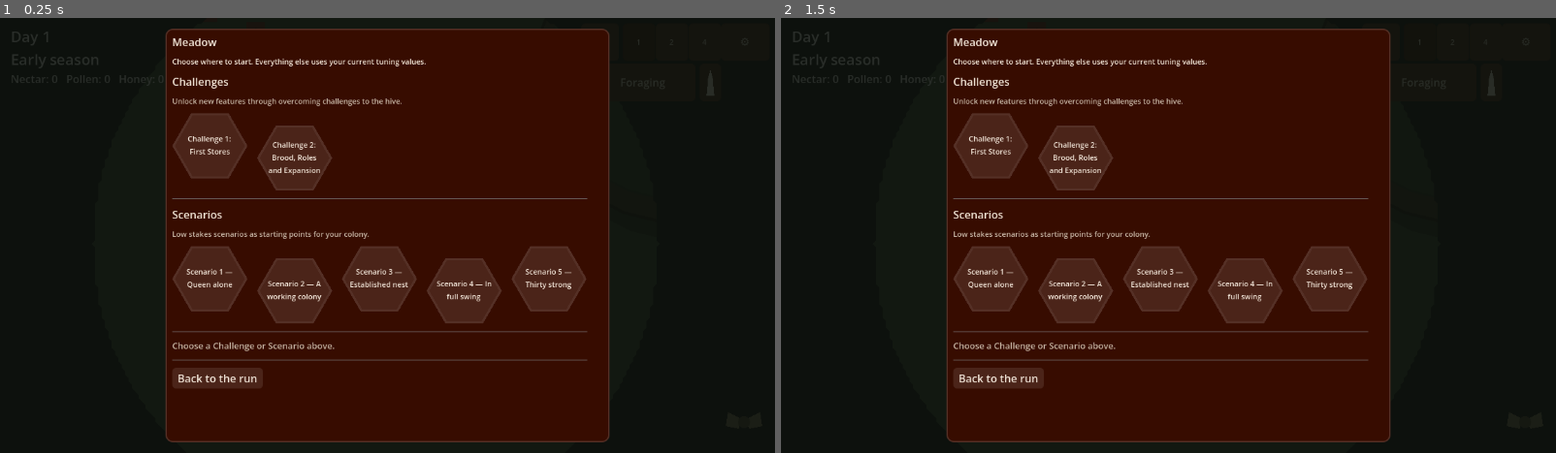
Above: before the commit, frames 1-2 (left to right).
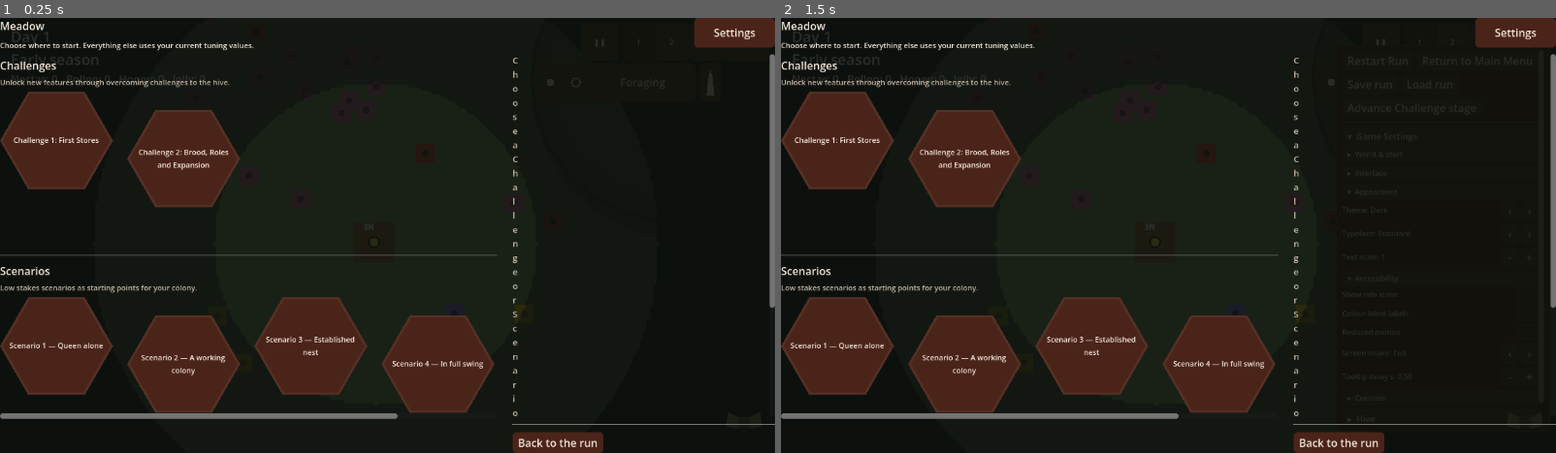
Above: after the commit, the same moments.

Repository: wonderburg7/meadow
Game: Godot game, scene res://scenes/Main.tscn
The game is run twice, just before and just after one commit, with the same random seed, the same clock (stepped at 60 frames per second) and the same inputs.
Inputs (mouse positions are in pixels of both pictures, inside the frame that each line leads up to):
- Up to frame 1 (0.25 s): no input
- Up to frame 2 (1.5 s): click "⚙" at 0.5 s; click (1478, 61) at 1.25 s, where only the run after the commit has a clickable "Return to Main Menu"

The runs differ from the first frame. In frame 1, 61% of the frame differs, in the area x 0-100%, y 0-100%; in frame 2, 61%.

Commit message:
UI-M: full-screen pre-run menu with 2:1 split and a Settings button
main_menu.gd was one centred panel with title/subtitle/Challenges/
Scenarios/detail column stacked in a single scrolling VBox and no
Settings control. Replaced with a full-viewport HBoxContainer split
(2:1 left:right, matching hud.gd's SIZE_EXPAND_FILL + stretch-ratio
pattern from UI-G): Challenges upper-left, Scenarios lower-left, the
existing detail column moved into the right pane, hex tiles scaled
1.5x. The right pane gets its own floor width (DETAIL_PANE_MIN_WIDTH,
sized to its own widest row) under the stretch ratio rather than
reusing a HUD-specific breakpoint constant that governs different
panels -- the "decision needed" the plan flagged.

At 1.5x size the 5-tile Scenarios strip doesn't fit the left pane at
MIN_SUPPORTED_WIDTH, found during the boot check below -- wrapped each
strip in its own horizontally-scrolling ScrollContainer rather than
give up the honeycomb's absolute-positioned stagger for a wrapping
layout.

The new Settings button reuses the existing settings window instead of
duplicating Accessibility/Appearance controls: debug_panel.gd gained
open_to_categories(), refactored its collapsible-header logic into a
shared _set_open() helper so a programmatic open and a click stay in
sync, and joined a "debug_panel" group so main_menu.gd can reach it the
same way debug_panel.gd already reaches "main_menu" the other way.

Confirmed with a real Godot boot (mcp__godot__* tools) plus
source_checks/balance_tests/check_docs -- no script errors, only
pre-existing warnings in unrelated files.

Co-Authored-By: Claude Sonnet 5 <noreply@anthropic.com>

Diff:
--- a/scripts/debug_panel.gd
+++ b/scripts/debug_panel.gd
@@ -1020,6 +1020,13 @@
 ## category name -> the VBox holding its rows, so the header button can
 ## show and hide it
 var sections: Dictionary = {}
+## category/collection name -> its header Button, so open_to_categories()
+## (main_menu.gd's Settings button, UI-M) can expand a section the same
+## way a click would, arrow glyph included, without a second copy of the
+## open/close logic.
+var section_headers: Dictionary = {}
+var collection_bodies: Dictionary = {}
+var collection_headers: Dictionary = {}
 
 ## The five states a plain Godot Button actually looks up -- see
 ## colony_panel.gd's identical helper.
@@ -1031,6 +1038,10 @@
 func _ready() -> void:
 	process_mode = PROCESS_MODE_ALWAYS
 	layer = 10   # draw on top of the world
+	# so main_menu.gd's Settings button (UI-M) can reach open_to_categories()
+	# without the two needing to know about each other directly -- same
+	# pattern as "main_menu" group used the other way by _on_main_menu_pressed().
+	add_to_group("debug_panel")
 
 	# Syncs Godot's own tooltip timer to whatever Session carried in from
 	# the last time it was changed -- harmless while Session always
@@ -1145,12 +1156,12 @@
 	header.alignment = HORIZONTAL_ALIGNMENT_LEFT
 	header.custom_minimum_size = Vector2(0, 30)
 	header.theme_type_variation = "Body"
-	header.pressed.connect(func():
-		body.visible = not body.visible
-		header.text = "%s  %s" % ["▾" if body.visible else "▸", collection_name]
-	)
+	header.pressed.connect(func(): _set_open(header, body, collection_name, not body.visible))
 	wrapper.add_child(header)
 	wrapper.add_child(body)
+
+	collection_bodies[collection_name] = body
+	collection_headers[collection_name] = header
 
 	for category in categories:
 		var rows := _rows_in(category)
@@ -1159,6 +1170,32 @@
 		body.add_child(_make_section(category, rows, false))
 
 	return wrapper
+
+## Shared by every collapsible header (collection or section) so a click
+## and a programmatic open (open_to_categories()) update the same two
+## things -- visibility and the header's arrow glyph -- the same way.
+func _set_open(header: Button, body: Control, label: String, open: bool) -> void:
+	body.visible = open
+	header.text = "%s  %s" % ["▾" if open else "▸", label]
+
+## Expands the named collection(s) and, within them, the named category
+## section(s) -- e.g. ["Accessibility", "Appearance"] -- and shows the
+## panel. Lets main_menu.gd's Settings button (UI-M) reuse this panel's
+## existing Accessibility/Appearance rows instead of duplicating them.
+func open_to_categories(categories: Array) -> void:
+	panel.visible = true
+	for collection in COLLECTIONS:
+		var categories_here: Array = collection.categories
+		var contains_target := false
+		for cat in categories:
+			if categories_here.has(cat):
+				contains_target = true
+				break
+		if contains_target and collection_headers.has(collection.name):
+			_set_open(collection_headers[collection.name], collection_bodies[collection.name], collection.name, true)
+	for cat in categories:
+		if section_headers.has(cat):
+			_set_open(section_headers[cat], sections[cat], cat, true)
 
 ## A clickable heading with its rows underneath, hidden until the heading
 ## is clicked.
@@ -1175,12 +1212,10 @@
 	header.alignment = HORIZONTAL_ALIGNMENT_LEFT
 	header.custom_minimum_size = Vector2(0, 24)
 	header.theme_type_variation = "Small"
-	header.pressed.connect(func():
-		body.visible = not body.visible
-		header.text = "%s  %s" % ["▾" if body.visible else "▸", category]
-	)
+	header.pressed.connect(func(): _set_open(header, body, category, not body.visible))
 	wrapper.add_child(header)
 	wrapper.add_child(body)
+	section_headers[category] = header
 
 	var ordered_entries := []
 	# Preserve the authored order inside each group while putting the most
--- a/scripts/main_menu.gd
+++ b/scripts/main_menu.gd
@@ -91,19 +91,34 @@
 	{"key": "starter", "heading": "Scenarios", "note": "Low stakes scenarios as starting points for your colony."},
 ]
 
-## Centre-to-corner distance of one hex tile.
-const HEX_SIZE := 56.0
+## Centre-to-corner distance of one hex tile. 1.5x the original 56 (UI-M)
+## now that each honeycomb strip has a whole half of the left pane to
+## itself instead of sharing a single narrow scrolling column.
+const HEX_SIZE := 84.0
 ## Horizontal air between two tiles' bounding boxes, so neighbouring
 ## tiles' click areas never overlap -- see NEXTSTEPS.md for why this is a
 ## row of separated hexes rather than true edge-to-edge tessellation.
-const HEX_GAP := 14.0
+## Scaled with HEX_SIZE (UI-M) so the gap stays proportional.
+const HEX_GAP := 21.0
 ## Purely cosmetic vertical zigzag between alternating tiles in a row, so
 ## a row of two or three still reads as "honeycomb" rather than a plain
-## strip of rounded buttons.
-const HEX_STAGGER := 18.0
-
-var panel: PanelContainer
+## strip of rounded buttons. Scaled with HEX_SIZE (UI-M).
+const HEX_STAGGER := 27.0
+
+## Floor width for the right-hand detail pane (blurb/preset/Start), so it
+## can't compress unreadably at the game's minimum supported width the
+## way a pure 2:1 stretch ratio would. Same floor-below-a-ratio pattern
+## ui_layout.gd already uses for the in-run HUD's narrow breakpoint, sized
+## here for this pane's actual content instead of reusing a HUD-specific
+## constant that governs different panels.
+## 4 preset buttons (90 wide, 6 gap) is this pane's widest row at 378px --
+## the floor sits just above that so the preset row never has to
+## overflow or wrap mid-button.
+const DETAIL_PANE_MIN_WIDTH := 390.0
+
+var root: Control
 var backdrop: ColorRect
+var settings_button: Button
 var _detail_column: VBoxContainer
 ## level -> {"border": Polygon2D, "fill": Polygon2D, "tick": Label}
 var _hex_nodes: Dictionary = {}
@@ -131,70 +146,111 @@
 	backdrop.mouse_filter = Control.MOUSE_FILTER_STOP   # swallow clicks on the world behind
 	add_child(backdrop)
 
-	panel = PanelContainer.new()
-	panel.theme = UiTheme.build_theme()
-	panel.add_theme_stylebox_override("panel", UiTheme.panel_stylebox())
-	panel.set_anchors_preset(Control.PRESET_CENTER)
-	panel.grow_horizontal = Control.GROW_DIRECTION_BOTH
-	panel.grow_vertical = Control.GROW_DIRECTION_BOTH
-	panel.custom_minimum_size = Vector2(640, 0)
-	add_child(panel)
-
-	var scroll := ScrollContainer.new()
-	scroll.custom_minimum_size = Vector2(640, 600)
-	panel.add_child(scroll)
-
-	var column := VBoxContainer.new()
-	column.add_theme_constant_override("separation", 10)
-	scroll.add_child(column)
+	# Full-viewport control replacing the old single centred panel (UI-M) --
+	# left:right stretch ratio 2:1, matching hud.gd's existing
+	# SIZE_EXPAND_FILL + stretch-ratio pattern (UI-G) instead of fixed
+	# pixel widths, so the split holds at any window size.
+	root = Control.new()
+	root.set_anchors_preset(Control.PRESET_FULL_RECT)
+	root.theme = UiTheme.build_theme()
+	add_child(root)
+
+	var split := HBoxContainer.new()
+	split.set_anchors_preset(Control.PRESET_FULL_RECT)
+	split.add_theme_constant_override("separation", 24)
+	root.add_child(split)
+
+	var left_pane := VBoxContainer.new()
+	left_pane.size_flags_horizontal = Control.SIZE_EXPAND_FILL
+	left_pane.size_flags_stretch_ratio = 2.0
+	left_pane.size_flags_vertical = Control.SIZE_EXPAND_FILL
+	left_pane.add_theme_constant_override("separation", 10)
+	split.add_child(left_pane)
+
+	var right_pane := VBoxContainer.new()
+	right_pane.size_flags_horizontal = Control.SIZE_EXPAND_FILL
+	right_pane.size_flags_stretch_ratio = 1.0
+	right_pane.size_flags_vertical = Control.SIZE_EXPAND_FILL
+	right_pane.custom_minimum_size = Vector2(DETAIL_PANE_MIN_WIDTH, 0)
+	right_pane.add_theme_constant_override("separation", 10)
+	split.add_child(right_pane)
+
+	_build_settings_button(right_pane)
 
 	var title := Label.new()
 	title.text = "Meadow"
 	title.theme_type_variation = "Heading"
-	column.add_child(title)
+	left_pane.add_child(title)
 
 	var subtitle := Label.new()
 	subtitle.text = "Choose where to start. Everything else uses your current tuning values."
 	subtitle.theme_type_variation = "Small"
 	subtitle.autowrap_mode = TextServer.AUTOWRAP_WORD_SMART
-	subtitle.custom_minimum_size = Vector2(600, 0)
-	column.add_child(subtitle)
-
+	left_pane.add_child(subtitle)
+
+	# Challenges upper-left, Scenarios lower-left (UI-M) -- each group gets
+	# an equal EXPAND_FILL half instead of today's single stacked order.
 	for group in GROUPS:
+		var group_column := VBoxContainer.new()
+		group_column.size_flags_vertical = Control.SIZE_EXPAND_FILL
+		group_column.add_theme_constant_override("separation", 6)
+		left_pane.add_child(group_column)
+
 		var heading := Label.new()
 		heading.text = group.heading
 		heading.theme_type_variation = "Heading"
-		column.add_child(heading)
+		group_column.add_child(heading)
 
 		var note := Label.new()
 		note.text = group.note
 		note.theme_type_variation = "Small"
 		note.add_theme_color_override("font_color", UiTheme.color("text_secondary"))
 		note.autowrap_mode = TextServer.AUTOWRAP_WORD_SMART
-		note.custom_minimum_size = Vector2(600, 0)
-		column.add_child(note)
-
-		column.add_child(_make_honeycomb_strip(group.key))
-		column.add_child(HSeparator.new())
+		group_column.add_child(note)
+
+		# The Scenarios strip (5 tiles at 1.5x size) is wider than the left
+		# pane can offer down at MIN_SUPPORTED_WIDTH -- a horizontal
+		# scroll keeps every tile reachable and unclipped there without
+		# giving up the honeycomb's absolute-positioned stagger, rather
+		# than rebuilding it as a wrapping flow layout.
+		var strip_scroll := ScrollContainer.new()
+		strip_scroll.horizontal_scroll_mode = ScrollContainer.SCROLL_MODE_AUTO
+		strip_scroll.vertical_scroll_mode = ScrollContainer.SCROLL_MODE_DISABLED
+		# Vertical scrolling is off (the stagger is the only reason a strip
+		# isn't a flat row), so the ScrollContainer needs its own floor
+		# height or the surrounding VBoxContainer could squeeze it below
+		# the tiles' real height and clip the lower row instead of
+		# scrolling to it.
+		strip_scroll.custom_minimum_size.y = _hex_row_height()
+		strip_scroll.add_child(_make_honeycomb_strip(group.key))
+		group_column.add_child(strip_scroll)
+
+		if group.key != GROUPS[-1].key:
+			left_pane.add_child(HSeparator.new())
+
+	var right_scroll := ScrollContainer.new()
+	right_scroll.size_flags_vertical = Control.SIZE_EXPAND_FILL
+	right_pane.add_child(right_scroll)
 
 	var detail_placeholder := Label.new()
-	detail_placeholder.text = "Choose a Challenge or Scenario above."
+	detail_placeholder.text = "Choose a Challenge or Scenario on the left."
 	detail_placeholder.theme_type_variation = "Body"
 	detail_placeholder.add_theme_color_override("font_color", UiTheme.color("text_secondary"))
+	detail_placeholder.autowrap_mode = TextServer.AUTOWRAP_WORD_SMART
 
 	_detail_column = VBoxContainer.new()
 	_detail_column.add_theme_constant_override("separation", 6)
 	_detail_column.add_child(detail_placeholder)
-	column.add_child(_detail_column)
-
-	column.add_child(HSeparator.new())
+	right_scroll.add_child(_detail_column)
+
+	right_pane.add_child(HSeparator.new())
 
 	var close_btn := Button.new()
 	close_btn.text = "Back to the run"
 	close_btn.custom_minimum_size = Vector2(0, 30)
 	_style_button(close_btn)
 	close_btn.pressed.connect(close)
-	column.add_child(UI.with_info(close_btn, "Close the menu and carry on with the colony you already have. Nothing is restarted."))
+	right_pane.add_child(UI.with_info(close_btn, "Close the menu and carry on with the colony you already have. Nothing is restarted."))
 
 func open() -> void:
 	# Re-read rather than trust whatever was loaded at _ready() -- a
@@ -212,7 +268,48 @@
 	get_tree().paused = false
 	Session.menu_pending = false
 
+# --- settings ----------------------------------------------------------
+
+## Top-right Settings button (UI-M) -- opens the same settings window
+## hud.gd's in-run cog does, expanded straight to Accessibility and
+## Appearance, so a player can fix contrast/text-scale/colour-blind mode
+## before ever starting a run without this menu duplicating those controls.
+## Placed as the first row of the right pane (itself the rightmost column
+## of the full-viewport split) rather than free-floated over the top of
+## everything else, so it reserves its own space instead of risking an
+## overlap with whatever the right pane's ScrollContainer scrolls to.
+func _build_settings_button(right_pane: VBoxContainer) -> void:
+	settings_button = Button.new()
+	_style_button(settings_button)
+	settings_button.text = "Settings"
+	settings_button.custom_minimum_size = Vector2(120, 44)
+	settings_button.mouse_default_cursor_shape = Control.CURSOR_POINTING_HAND
+	settings_button.pressed.connect(_on_settings_pressed)
+
+	var row := HBoxContainer.new()
+	row.alignment = BoxContainer.ALIGNMENT_END
+	row.add_child(UI.with_info(settings_button, "Accessibility and appearance settings -- text scale, contrast, colour-blind mode and the rest of the settings window."))
+	right_pane.add_child(row)
+
+## debug_panel.gd is already built and in the "debug_panel" group by the
+## time this menu shows (main.gd builds it before the menu, so it exists
+## on a fresh boot too) -- same reach-across-the-tree pattern debug_panel.gd
+## already uses the other way for its own "Return to Main Menu" button.
+func _on_settings_pressed() -> void:
+	var panels := get_tree().get_nodes_in_group("debug_panel")
+	if panels.is_empty():
+		push_warning("No settings window in the scene to open")
+		return
+	panels[0].open_to_categories(["Accessibility", "Appearance"])
+
 # --- the honeycomb ------------------------------------------------------
+
+## Full pixel height one honeycomb strip needs -- a plain tile row plus
+## the stagger offset the odd tiles drop by. Shared by the strip itself
+## and by the ScrollContainer wrapping it (_ready()), so the two can never
+## drift out of sync.
+func _hex_row_height() -> float:
+	return HEX_SIZE * sqrt(3.0) + HEX_STAGGER
 
 func _make_honeycomb_strip(group_key: String) -> Control:
 	var stages_in_group: Array = []
@@ -351,7 +448,6 @@
 	blurb.text = stage.blurb
 	blurb.theme_type_variation = "Body"
 	blurb.autowrap_mode = TextServer.AUTOWRAP_WORD_SMART
-	blurb.custom_minimum_size = Vector2(600, 0)
 	_detail_column.add_child(blurb)
 
 	if stage.group == "starter":
Not shown, changed: FUNCTION_MAP.md
Not shown, changed: NEXTSTEPS.md
Not shown, changed: checks/ready.md
Not shown, changed: plans/now/ui.md
